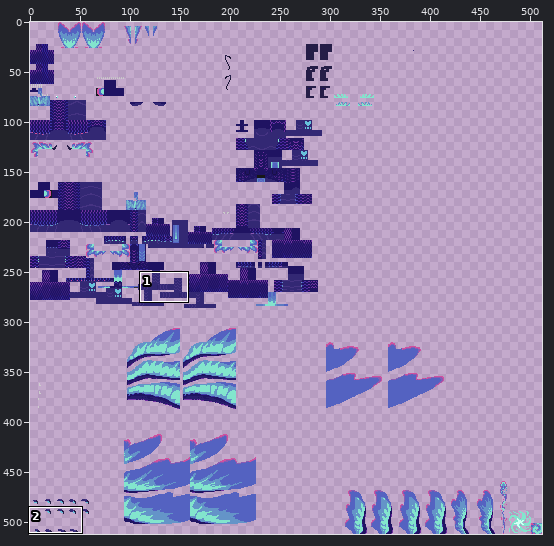
One commit to this sprite sheet: src/test/resources/DreaminSeadragon_young.png. The picture above shows the old version from afar; the outline marks the close-up.
Close-up. First the earlier version:
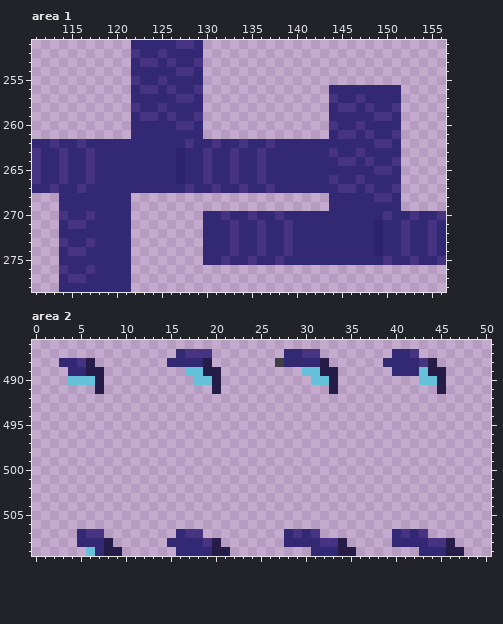
The file is 512x512 pixels. Pixels under 10% opacity are left out. Colours within 5 levels of each other are drawn and written as one. Shown: area 1: x 111..156, y 251..278; area 2: x 0..50, y 486..509. The commit also changed other parts of the picture, which this record leaves out.
After the commit:
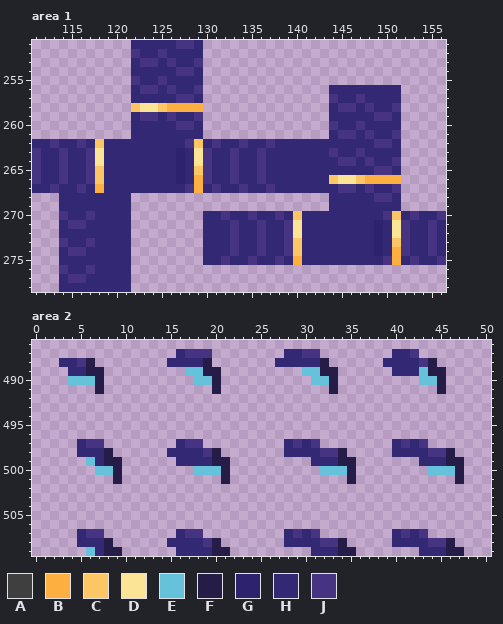
Palette (. is transparent): A #3f3f3f  B #fdaf40  C #fcc665  D #fbe496  E #66c1da  F #251d47  G #2d226d  H #332874  J #463483
The edit:
Area 1:
y 258: x 122..129 JHHJHHHH -> CDDCBBBB
y 262: x 118 H -> C; x 129 H -> C
y 263..264: x 118 H -> D; x 129 H -> D
y 265: x 118 H -> C; x 129 H -> C
y 266: x 118 H -> C; x 129 H -> B; x 144..151 JHHJHHHH -> CDDCBBBB
y 267: x 118 H -> B; x 129 H -> B
y 270: x 140 H -> C; x 151 H -> C
y 271..272: x 140 H -> D; x 151 H -> D
y 273: x 140 H -> C; x 151 H -> C
y 274: x 140 H -> C; x 151 H -> B
y 275: x 140 H -> B; x 151 H -> B
Area 2:
y 488: x 27 A -> H
y 497: x 5..7 ... -> HJJ; x 16..18 ... -> HJJ; x 28..31 .... -> HJHJ; x 40..43 .... -> HJHJ
y 498: x 5..8 .... -> HHHF; x 15..20 ...... -> HHHHJF; x 28..34 ....... -> HHHHJJF; x 40..46 ....... -> HHHHJJF
y 499: x 6..9 .... -> EHFF; x 16..21 ...... -> HHHHFF; x 31..35 ..... -> HHHFF; x 43..47 ..... -> HHHFF
y 500: x 7..9 ... -> EEF; x 18..21 .... -> EEEF; x 32..35 .... -> EEEF; x 44..47 .... -> EEEF
y 501: x 9 . -> F; x 21 . -> F; x 35 . -> F; x 47 . -> F
Where, in picture pixels (left, top, right, bottom), the same in both close-ups:
changed: (95, 103, 203, 193)
changed: (329, 175, 401, 265)
changed: (293, 211, 302, 265)
changed: (275, 358, 284, 367)
added: (77, 439, 122, 484)
added: (167, 439, 230, 484)
added: (284, 439, 356, 484)
added: (392, 439, 464, 484)
